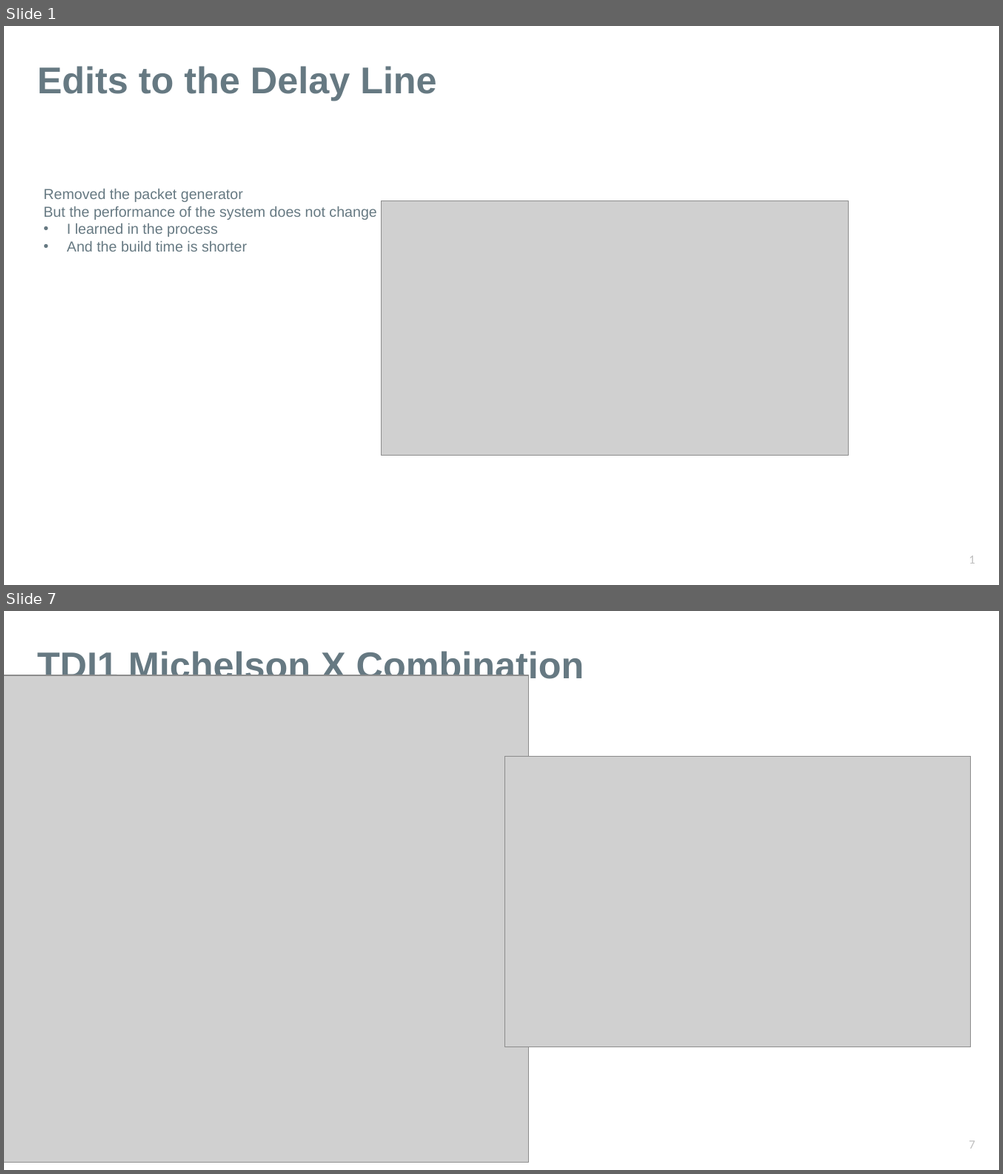
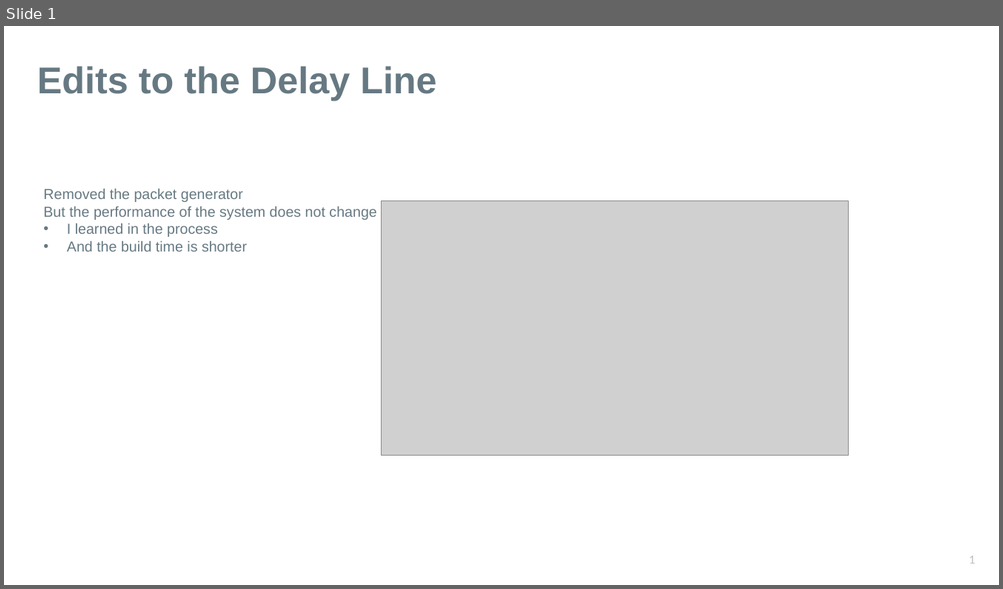
Before and after one commit to karinkruuse/Esitlused, a slide deck: updates.pptx. Shown one above the other, each under a label of ours: slides 1 and 7 before the commit, slide 1 after it; the slides between them are not shown. The pictures are 1003x1174 and 1003x589 pixels, drawn with LibreOffice and Linux fonts; fonts in the diff are those of the drawing; grey boxes stand for pictures. Boxes give left, top, right and bottom in pixels: in the first picture for what was removed or moved away, otherwise in the second. Text is boxed around its words. In the diff, an @@ line names an element or a change of style, - is before the commit and + after.

```diff
--- a/updates.pptx
+++ b/updates.pptx
@@ slide 7 removed at (4, 611, 999, 1170), background #FFFFFF @@
@@ title removed at (37, 649, 584, 686) @@
-TDI1 Michelson X Combination
@@ picture removed at (4, 675, 529, 1163) @@
@@ picture removed at (505, 757, 971, 1048) @@
@@ page number removed at (968, 1141, 974, 1149) @@
-7
```
Also in this commit, not shown: 5 slides changed, 2 slides added, 1 other slide removed.
